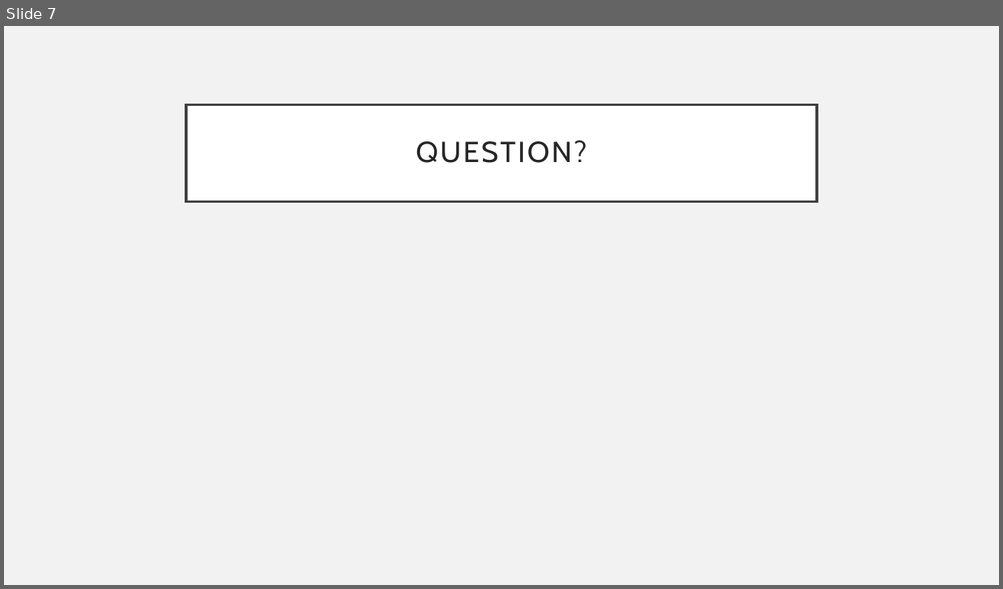
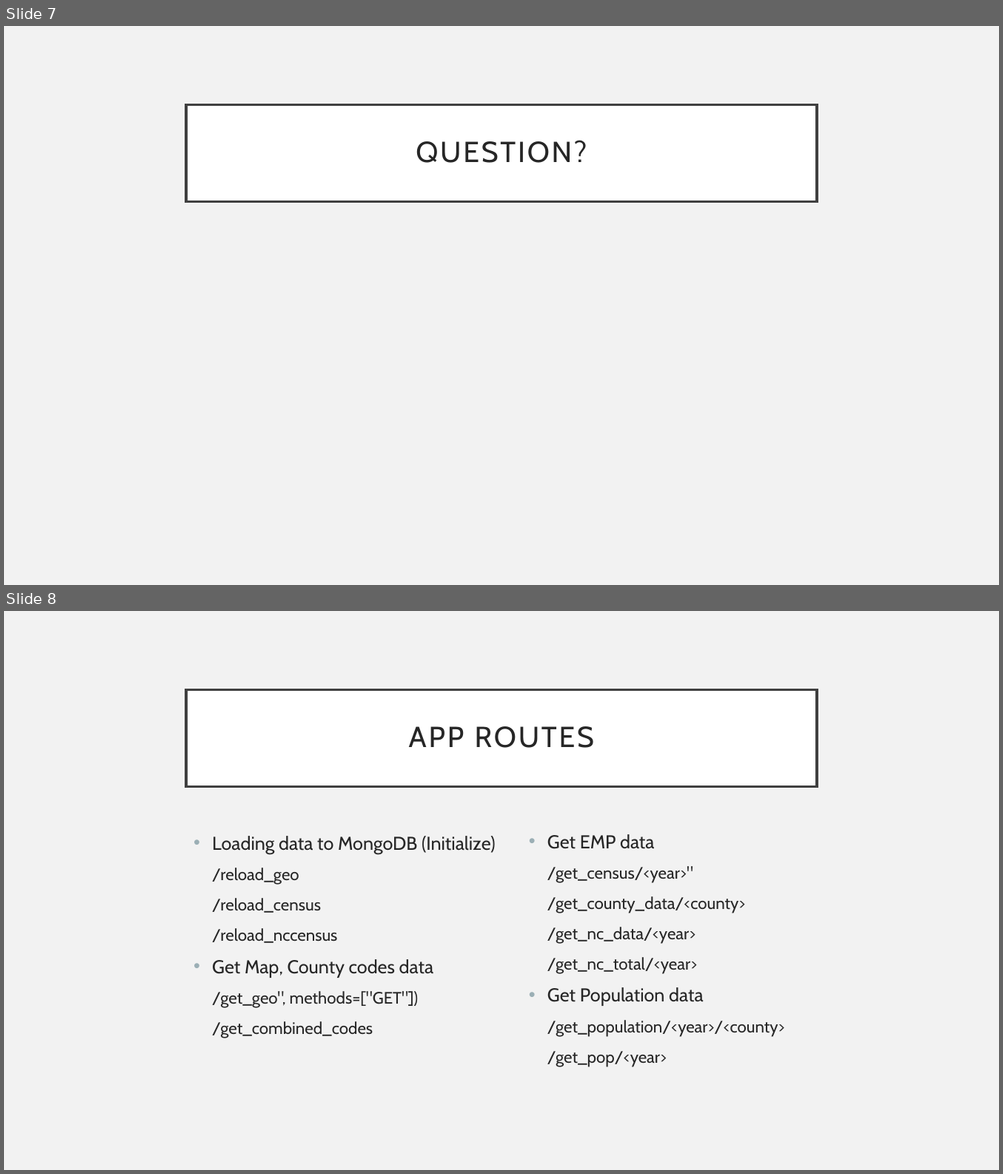
Before and after one commit to ejlee127/NC-County-Statistics, a slide deck: proposal/NC Census Data analysis 10-06.pptx. Shown one above the other, each under a label of ours: slide 7 before the commit, slides 7 and 8 after it. The pictures are 1003x589 and 1003x1174 pixels, drawn with LibreOffice and Linux fonts; fonts in the diff are those of the drawing. Boxes give left, top, right and bottom in pixels: in the first picture for what was removed or moved away, otherwise in the second. Text is boxed around its words. In the diff, an @@ line names an element or a change of style, - is before the commit and + after.

```diff
--- a/proposal/NC Census Data analysis 10-06.pptx
+++ b/proposal/NC Census Data analysis 10-06.pptx
@@ slide 8 added at [4,611,999,1170], background #F2F2F2 @@
@@ title added at [186,689,817,786], fill #FFFFFF, outline #404040 2.5 pt, 28 pt, text #262626 @@
+APP ROUTES
@@ text added at [212,836,495,1039], 16 pt, text #262626 @@
+• Loading data to MongoDB (Initialize)
+  /reload_geo
+  /reload_census
+  /reload_nccensus
+• Get Map, County codes data
+  /get_geo", methods=["GET"])
+  /get_combined_codes
@@ text added at [547,834,785,1068], 16 pt, text #262626 @@
+• Get EMP data
+  /get_census/<year>"
+  /get_county_data/<county>
+  /get_nc_data/<year>
+  /get_nc_total/<year>
+• Get Population data
+  /get_population/<year>/<county>
+  /get_pop/<year>
```
Also in this commit, not shown: 1 other slide added, 2 slides removed, 10 other files.
